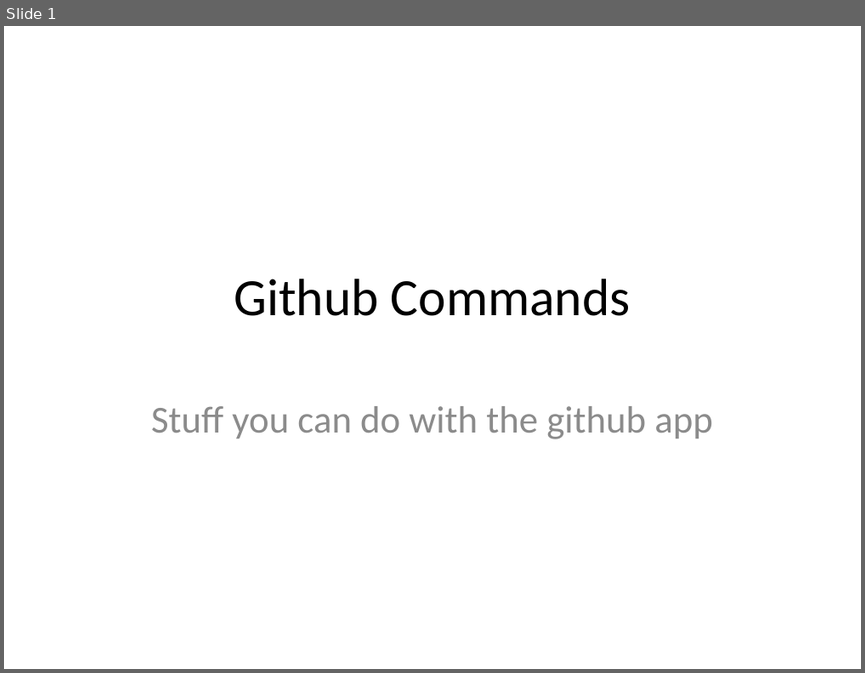
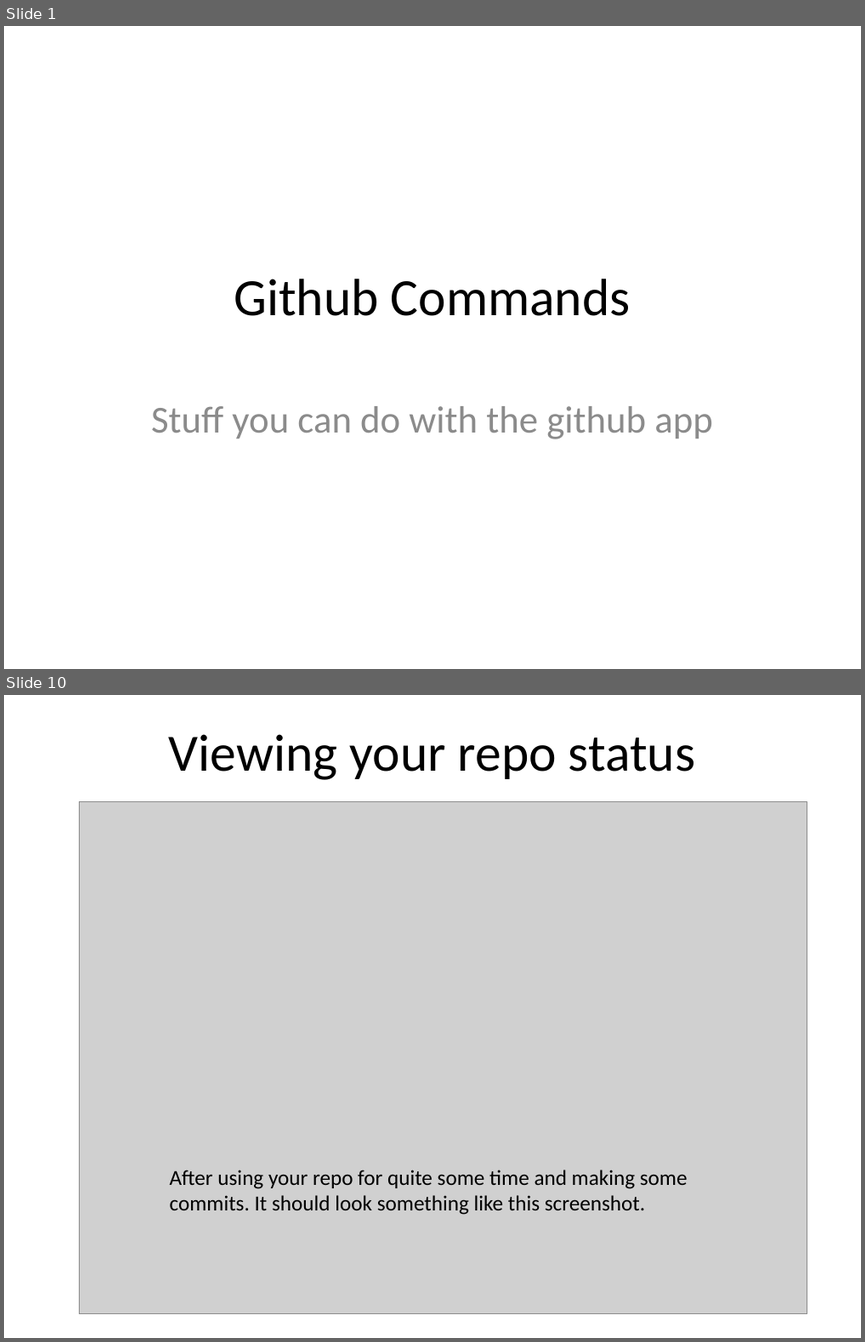
Before and after one commit to JaceTan/programming-notes, a slide deck: Github Commands.pptx. Shown one above the other, each under a label of ours: slide 1 before the commit, slides 1 and 10 after it; the slides between them are not shown. The pictures are 865x673 and 865x1342 pixels, drawn with LibreOffice and Linux fonts; fonts in the diff are those of the drawing; grey boxes stand for pictures. Boxes give left, top, right and bottom in pixels: in the first picture for what was removed or moved away, otherwise in the second. Text is boxed around its words. In the diff, an @@ line names an element or a change of style, - is before the commit and + after.

```diff
--- a/Github Commands.pptx
+++ b/Github Commands.pptx
@@ slide 10 added at (4, 695, 861, 1338), background #FFFFFF @@
@@ title added at (169, 734, 695, 780), 44 pt, text #000000 @@
+Viewing your repo status
@@ picture added at (79, 802, 806, 1314) @@
@@ text added at (170, 1169, 687, 1214), 18 pt, text #000000 @@
+After using your repo for quite some time and making some commits. It should look something like this screenshot.
```
Also in this commit, not shown: 31 other slides added, 4 slides removed.
